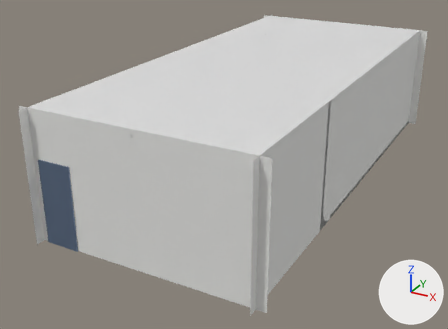
Two versions of the glTF model room_b.glb, one commit apart.
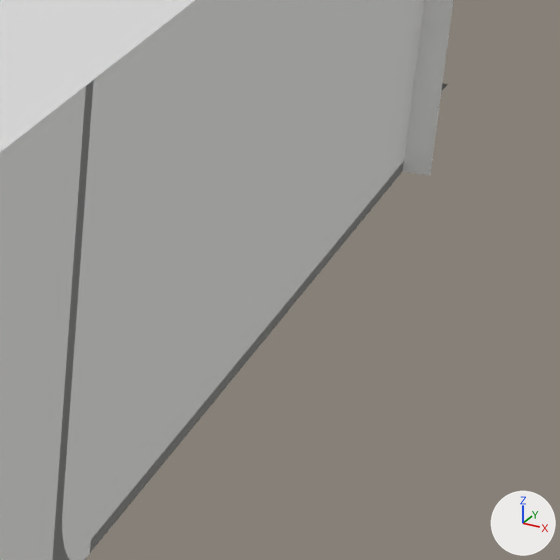
Each version is shown whole from a 50 mm lens placed at (10.09, -21.96, 7.71), pointed at (2.06, -7.37, 0.41), then close up on the part from 69% to 100% of the width and 24% to 67% of the height. The lights are fixed; the arrows at lower right show +X, +Y and +Z. The older version's two pictures come first. Vertices at exactly the same position are counted once.

The first close-up shows 'room'.
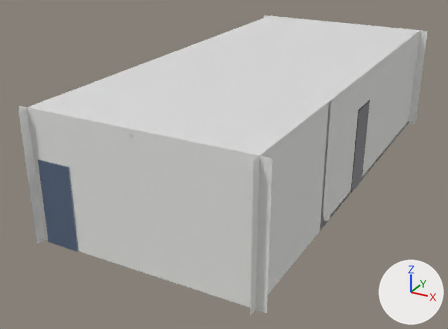
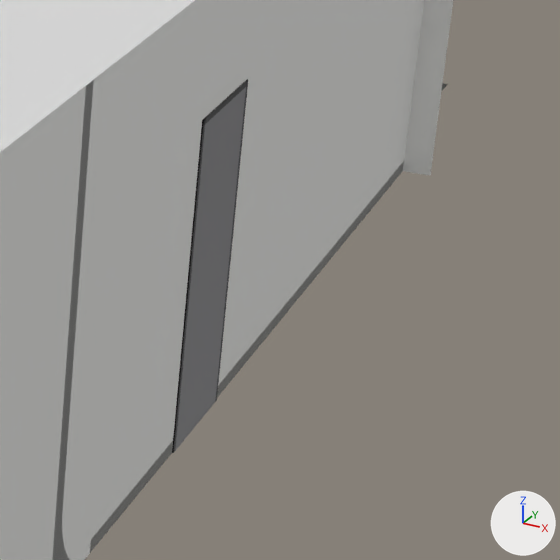
Scene script edits in JSON lines:
```json
{"block": "me_floor", "where": "# used by ob_room; location = (0.0, 0.0, 0.0)"}
{"op": "remove", "block": "me_floor", "code": "me_floor.from_pydata(...)  # 2276 vertices, 3982 faces; spans x -0.25..5.93, y -12.87..0.25, z 0.0..3.37"}
{"op": "add", "block": "me_floor", "code": "me_floor.from_pydata(...)  # 2344 vertices, 4102 faces; spans x -0.25..5.93, y -12.87..0.25, z 0.0..3.37"}
{"block": "me_floor", "change": "me_floor part 1: a new loose piece of 26 vertices spanning x 5.64..5.69, y -6.62..-5.62, z 0.0..2.45"}
{"block": "me_floor", "change": "other edits to the shape of me_floor do not show in these pictures"}
```

Boxes [x1, y1, x2, y2] around the edits, measured in the close-ups (560 x 560 px):
```json
{"part": 1, "of": "me_floor", "change": "added", "after": [172, 79, 248, 453]}
```
